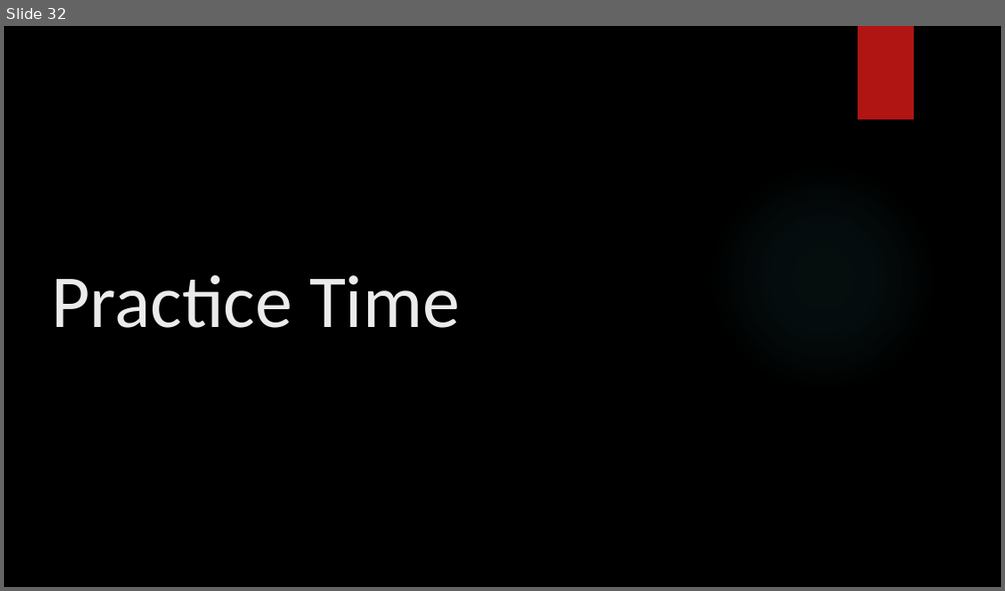
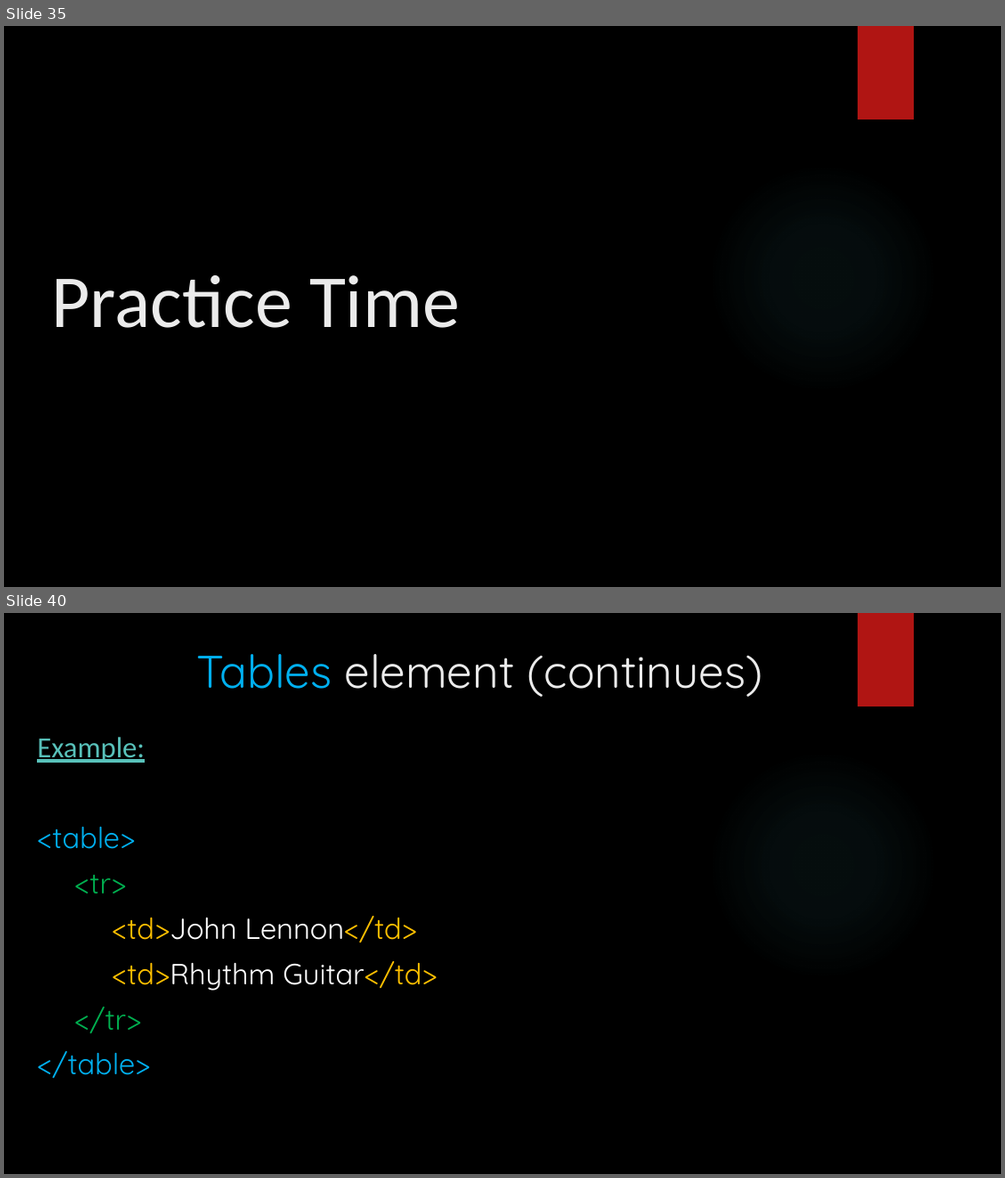
Before and after one commit to BachAmadou/code-lectures, a slide deck: HTML/HTML.pptx. Shown one above the other, each under a label of ours: slide 32 before the commit, slides 35 and 40 after it; the slides between them are not shown. The pictures are 1005x591 and 1005x1178 pixels, drawn with LibreOffice and Linux fonts; fonts in the diff are those of the drawing; background and template pictures are left out. Boxes give left, top, right and bottom in pixels: in the first picture for what was removed or moved away, otherwise in the second. Text is boxed around its words. In the diff, an @@ line names an element or a change of style, - is before the commit and + after.

```diff
--- a/HTML/HTML.pptx
+++ b/HTML/HTML.pptx
@@ slide 40 added at (x1=4, y1=613, x2=1001, y2=1174), background picture (left out); not listed: 2 template elements that a slide beside it also shows @@
@@ title added at (x1=197, y1=654, x2=763, y2=697), 44 pt, text #EBEBEB @@
+Tables element (continues)
@@ text added at (x1=37, y1=737, x2=437, y2=1078), 28 pt, text #FFFFFF @@
+Example:
+<table>
+<tr>
+<td>John Lennon</td>
+<td>Rhythm Guitar</td>
+</tr>
+</table>
@@ what was slide 32 is now slide 35 @@
```
Also in this commit, not shown: 8 slides changed, 5 other slides added, 42 other files.
